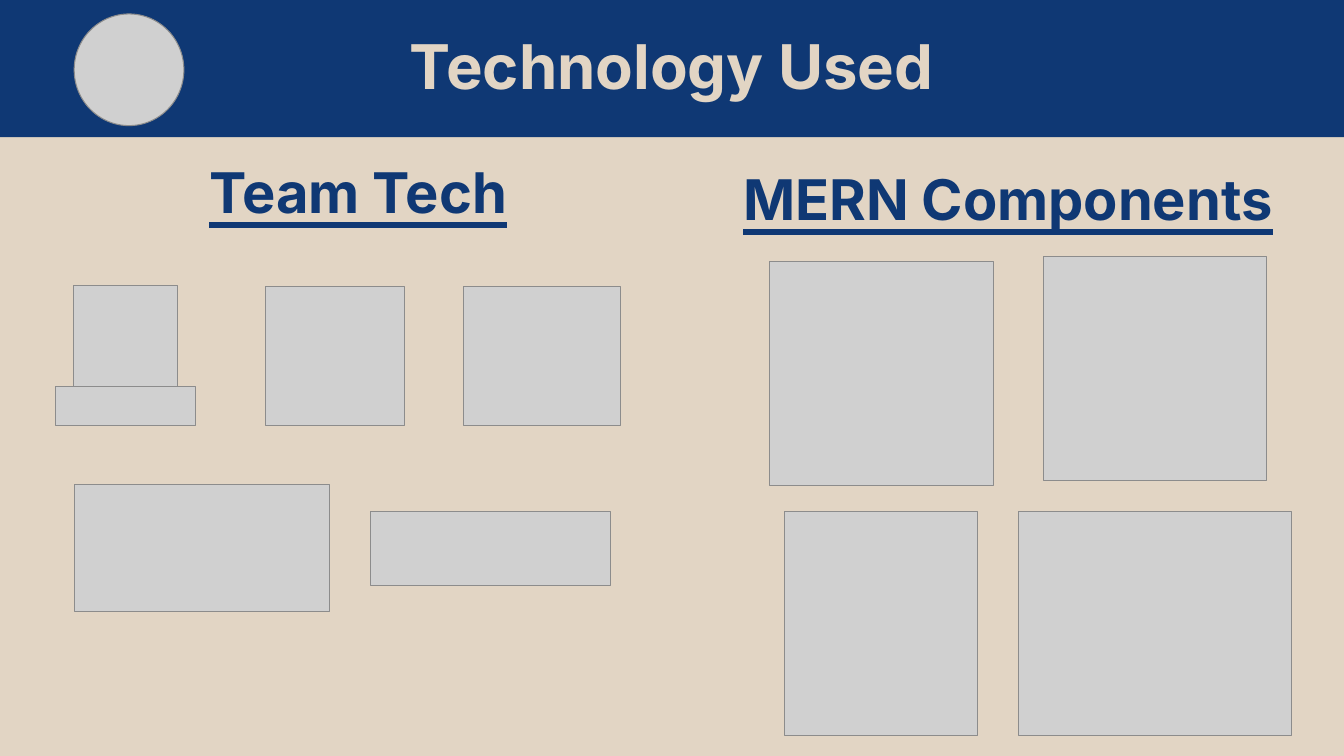
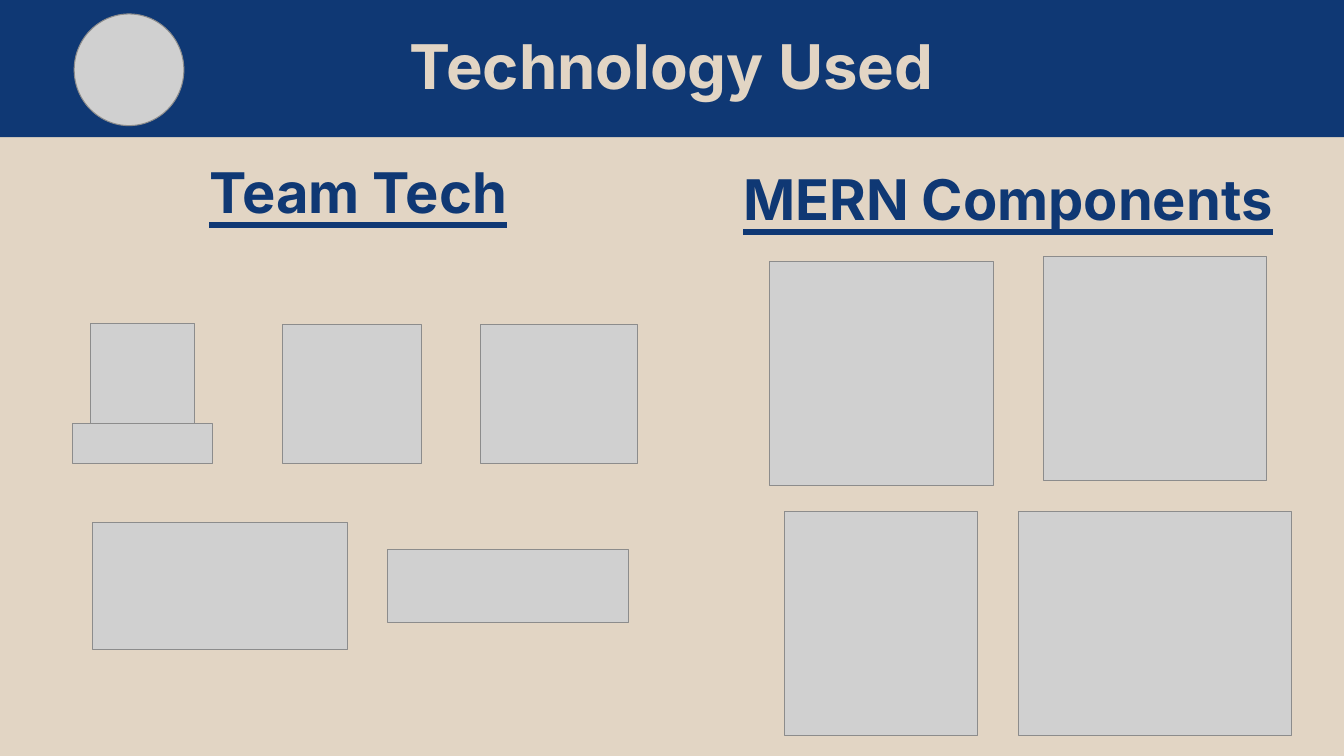
Before and after one commit to matt11matthew/NutritionCompass, a slide deck: slide 6 of diagrams/Nutrition Compass Presentation.pptx. Drawn at 1344x756 pixels with LibreOffice and Linux fonts; fonts in the diff are those of the drawing; grey boxes stand for pictures. Boxes give left, top, right and bottom in pixels: in the first picture for what was removed or moved away, otherwise in the second. Text is boxed around its words. In the diff, an @@ line names an element or a change of style, - is before the commit and + after.

Commit message:
updated 11/29

```diff
--- a/diagrams/Nutrition Compass Presentation.pptx
+++ b/diagrams/Nutrition Compass Presentation.pptx
@@ picture: place and size @@
-picture at <box>55,386,196,425</box>
+picture at <box>73,424,213,464</box>
@@ picture: place and size @@
-picture at <box>75,485,330,612</box>
+picture at <box>92,522,347,649</box>
@@ 4 pictures: place and size @@
-4 pictures at <box>74,286,621,585</box>
+4 pictures at <box>91,324,638,623</box>
```
